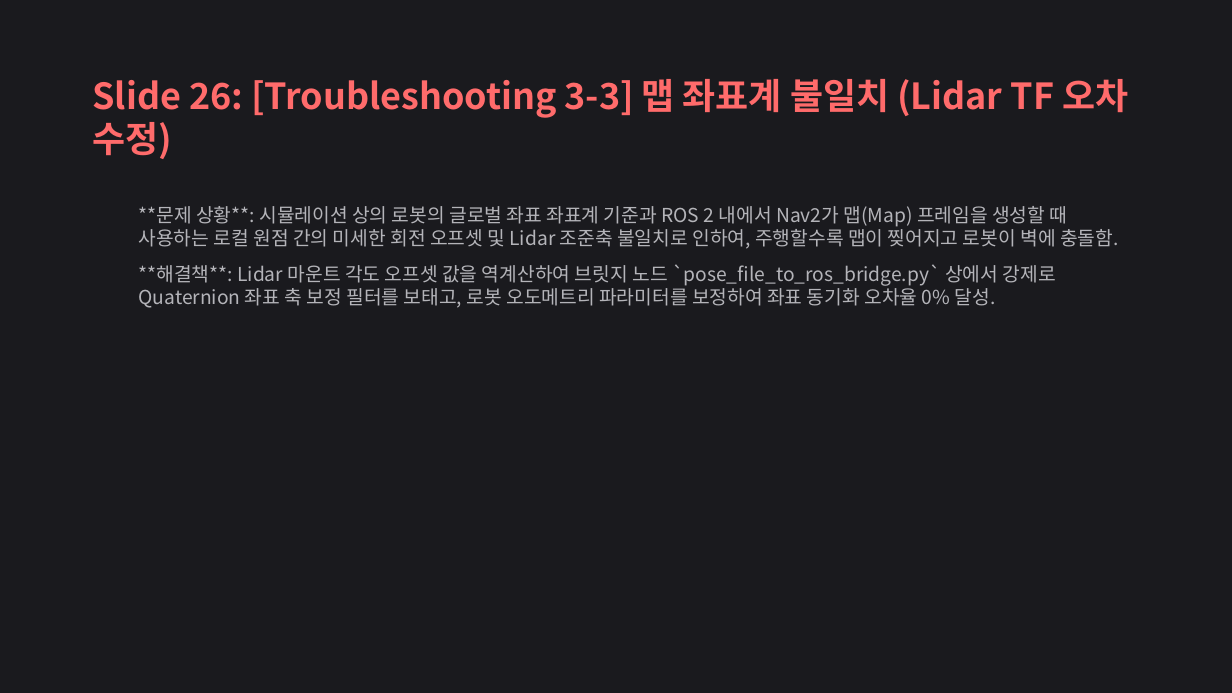
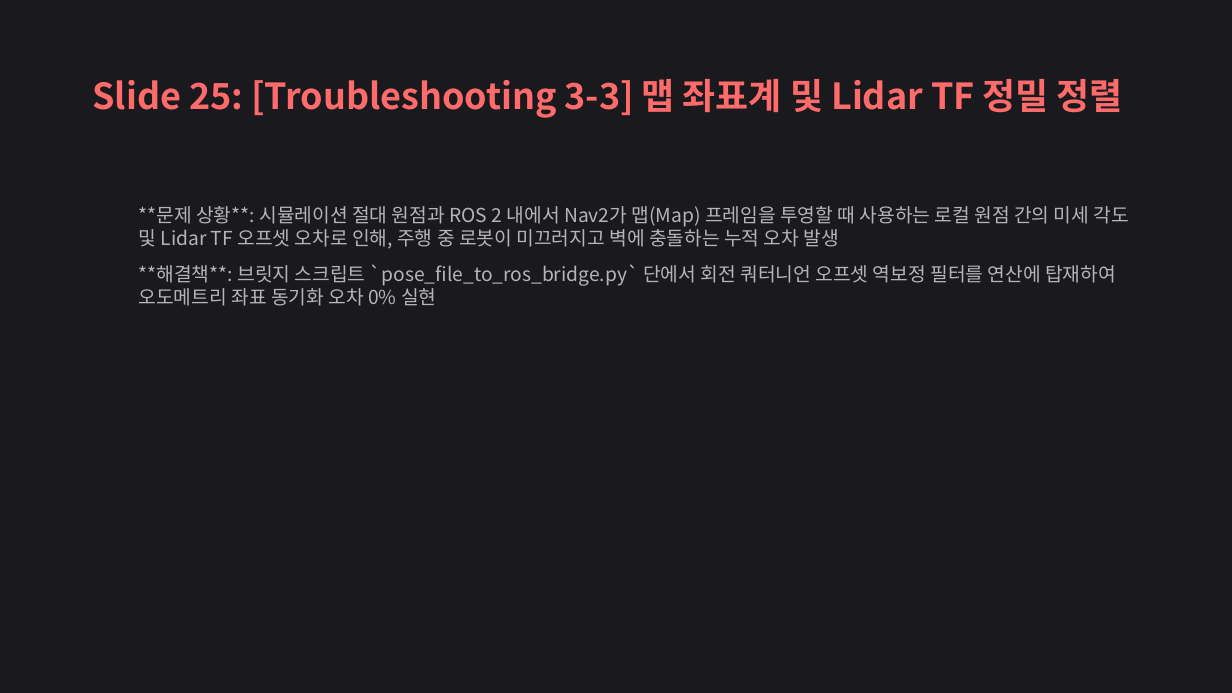
Before and after one commit to yoonseonjae/hot-spot_isaac_sim, a slide deck: slide 25 of docs/Cobot_Fire_Sim_Presentation.pptx (slide 26 before the commit). Drawn at 1232x693 pixels with LibreOffice and Linux fonts; fonts in the diff are those of the drawing. Boxes give left, top, right and bottom in pixels: in the first picture for what was removed or moved away, otherwise in the second. Text is boxed around its words. In the diff, an @@ line names an element or a change of style, - is before the commit and + after.

```diff
--- a/docs/Cobot_Fire_Sim_Presentation.pptx
+++ b/docs/Cobot_Fire_Sim_Presentation.pptx
@@ text at bbox=[92, 79, 1123, 118]: text changed @@
-Slide 26: [Troubleshooting 3-3] 맵 좌표계 불일치 (Lidar TF 오차 수정)
+Slide 25: [Troubleshooting 3-3] 맵 좌표계 및 Lidar TF 정밀 정렬
@@ text at bbox=[139, 206, 1129, 306]: text changed @@
-  **문제 상황**: 시뮬레이션 상의 로봇의 글로벌 좌표 좌표계 기준과 ROS 2 내에서 Nav2가 맵(Map) 프레임을 생성할 때 사용하는 로컬 원점 간의 미세한 회전 오프셋 및 Lidar 조준축 불일치로 인하여, 주행할수록 맵이 찢어지고 로봇이 벽에 충돌함.
-  **해결책**: Lidar 마운트 각도 오프셋 값을 역계산하여 브릿지 노드 `pose_file_to_ros_bridge.py` 상에서 강제로 Quaternion 좌표 축 보정 필터를 보태고, 로봇 오도메트리 파라미터를 보정하여 좌표 동기화 오차율 0% 달성.
+  **문제 상황**: 시뮬레이션 절대 원점과 ROS 2 내에서 Nav2가 맵(Map) 프레임을 투영할 때 사용하는 로컬 원점 간의 미세 각도 및 Lidar TF 오프셋 오차로 인해, 주행 중 로봇이 미끄러지고 벽에 충돌하는 누적 오차 발생
+  **해결책**: 브릿지 스크립트 `pose_file_to_ros_bridge.py` 단에서 회전 쿼터니언 오프셋 역보정 필터를 연산에 탑재하여 오도메트리 좌표 동기화 오차 0% 실현
```
Also in this commit, not shown: 26 other slides changed, 4 slides added, 1 slide removed, 1 other file.
